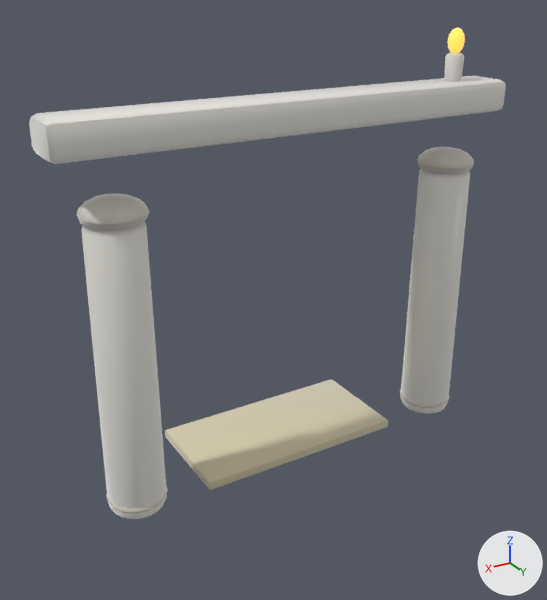
An edit to the glTF model assets/models/gates/592712f3.glb, drawn before and after from the same camera.
Rendered twice from a camera (50 mm lens) standing at (4.01, 6.18, 5.02) and looking at (0.13, -0.28, 1.78). Arrows for +X, +Y and +Z are at lower right; the lights stay in place. The older version comes first. Vertices at exactly the same position are counted once.

Before the edit, the objects in view are built like this:
```python
me_gate_592712f3 = bpy.data.meshes.new('gate_592712f3')
me_gate_592712f3.from_pydata(...)  # 1322 vertices, 2596 faces; spans x -2.5..2.5, y -1.0..0.31, z -0.01..4.51
# faces by material slot: [696, 1152, 108, 432, 100, 108]
me_gate_592712f3.materials.append(mat_clay__f4f1e9_0_92)
me_gate_592712f3.materials.append(mat_clay__d8d2c4_0_95)
me_gate_592712f3.materials.append(mat_clay__f4f1e9_0_93)
me_gate_592712f3.materials.append(mat_clay__d8d2c4_0_92)
me_gate_592712f3.materials.append(mat_clay__ffc94e_0_95__ffc94e)
me_gate_592712f3.materials.append(mat_clay__d8cca8_0_93)
ob_gate_592712f3 = bpy.data.objects.new('gate_592712f3', me_gate_592712f3)
ob_gate_592712f3.location = (0.0, 0.0, 0.0)
```
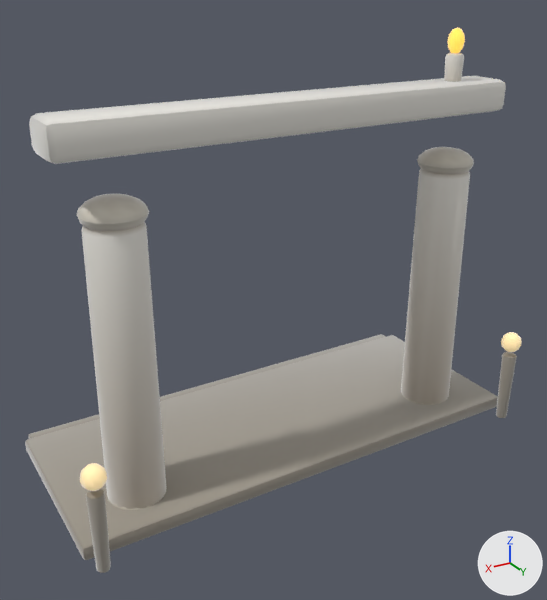
Changed parts and their boxes (x1, y1, x2, y2) in the pictures (547 x 600 px):
'gate_592712f3', reshaped (11% taller): before (29, 27, 506, 519); after (25, 27, 522, 573)
part 1 of me_gate_592712f3, added: after (25, 335, 498, 560)
part 2 of me_gate_592712f3, added: after (501, 332, 522, 352)
part 3 of me_gate_592712f3, added (beige): after (80, 463, 107, 491)
part 4 of me_gate_592712f3, added: after (496, 352, 517, 418)
part 5 of me_gate_592712f3, added: after (86, 488, 111, 573)
part 6 of me_gate_592712f3, added (mostly hidden): after (28, 334, 386, 439)
part 7 of me_gate_592712f3, recoloured: before (92, 73, 460, 519); after (92, 73, 460, 510)

The change, as a list of edits to the scene's bpy script:
```text
Add mat_clay__9e978a_0_93:
    mat_clay__9e978a_0_93 = bpy.data.materials.new('clay_#9E978A_0.93_-')
    # nodes: BsdfPrincipled, Mix, OutputMaterial, VertexColor
    # colours: grey #9e978a, mixed with the vertex colours
Add mat_clay__ffe2a8_0_95__ffe2a8:
    mat_clay__ffe2a8_0_95__ffe2a8 = bpy.data.materials.new('clay_#FFE2A8_0.95_#FFE2A8')
    # nodes: BsdfPrincipled, Mix, OutputMaterial, VertexColor
    # colours: beige #bca67a, beige #ffe2a8, mixed with the vertex colours
Add mat_clay__b9b2a2_0_93:
    mat_clay__b9b2a2_0_93 = bpy.data.materials.new('clay_#B9B2A2_0.93_-')
    # nodes: BsdfPrincipled, Mix, OutputMaterial, VertexColor
    # colours: grey #b9b2a2, mixed with the vertex colours
Change me_gate_592712f3:
    used by ob_gate_592712f3; location = (0.0, 0.0, 0.0)
    remove me_gate_592712f3.from_pydata(...)  # 1322 vertices, 2596 faces; spans x -2.5..2.5, y -1.0..0.31, z -0.01..4.51
    add me_gate_592712f3.from_pydata(...)  # 1822 vertices, 3568 faces; spans x -2.68..2.68, y -1.71..0.84, z -0.01..4.51
    me_gate_592712f3 part 1: the loose piece of 56 vertices spanning x -1.2..1.2, y -1.0..0.2, z 0.0..0.1 is copied, and the copy is multiplied about its middle by the matrix ((2.236, -0.009, -0.011), (0.0, 1.747, -0.009), (-0.001, -0.007, 1.59)), then moved by (0.0, -0.1, 0.03), in mat_clay__9e978a_0_93; it spans x -2.68..2.68, y -1.55..0.55, z 0.0..0.16
    me_gate_592712f3 part 2: a new loose piece, a UV sphere (10 segments, 6 rings, poles along z) spanning x -2.66..-2.42, y 0.61..0.84, z 0.9..1.14, in mat_clay__ffe2a8_0_95__ffe2a8
    me_gate_592712f3 part 3: the loose piece of 52 vertices spanning x -2.01..-1.83, y -0.08..0.1, z 4.24..4.51 is copied, and the copy is scaled about its middle by (1.31, 1.3, 0.9), then moved by (4.46, 0.71, -3.36), in mat_clay__ffe2a8_0_95__ffe2a8; it spans x 2.43..2.66, y 0.61..0.83, z 0.9..1.14
    me_gate_592712f3 part 4: a new loose piece of 114 vertices spanning x -2.63..-2.46, y 0.64..0.81, z 0.0..0.86, in mat_clay__9e978a_0_93
    me_gate_592712f3 part 5: a new loose piece of 114 vertices spanning x 2.47..2.63, y 0.64..0.8, z 0.0..0.86, in mat_clay__9e978a_0_93
    me_gate_592712f3 part 6: a new loose piece of 56 vertices spanning x -2.6..2.6, y -1.71..-1.37, z 0.0..0.12, in mat_clay__9e978a_0_93
    me_gate_592712f3 part 7: 2559 kept faces spanning x -2.5..2.5, y -1.0..0.31, z -0.01..4.49 get new vertex colours
    other edits to the shape of me_gate_592712f3 do not show in these pictures
    add me_gate_592712f3.materials.append(mat_clay__9e978a_0_93)
    add me_gate_592712f3.materials.append(mat_clay__b9b2a2_0_93)
    add me_gate_592712f3.materials.append(mat_clay__ffe2a8_0_95__ffe2a8)
```
